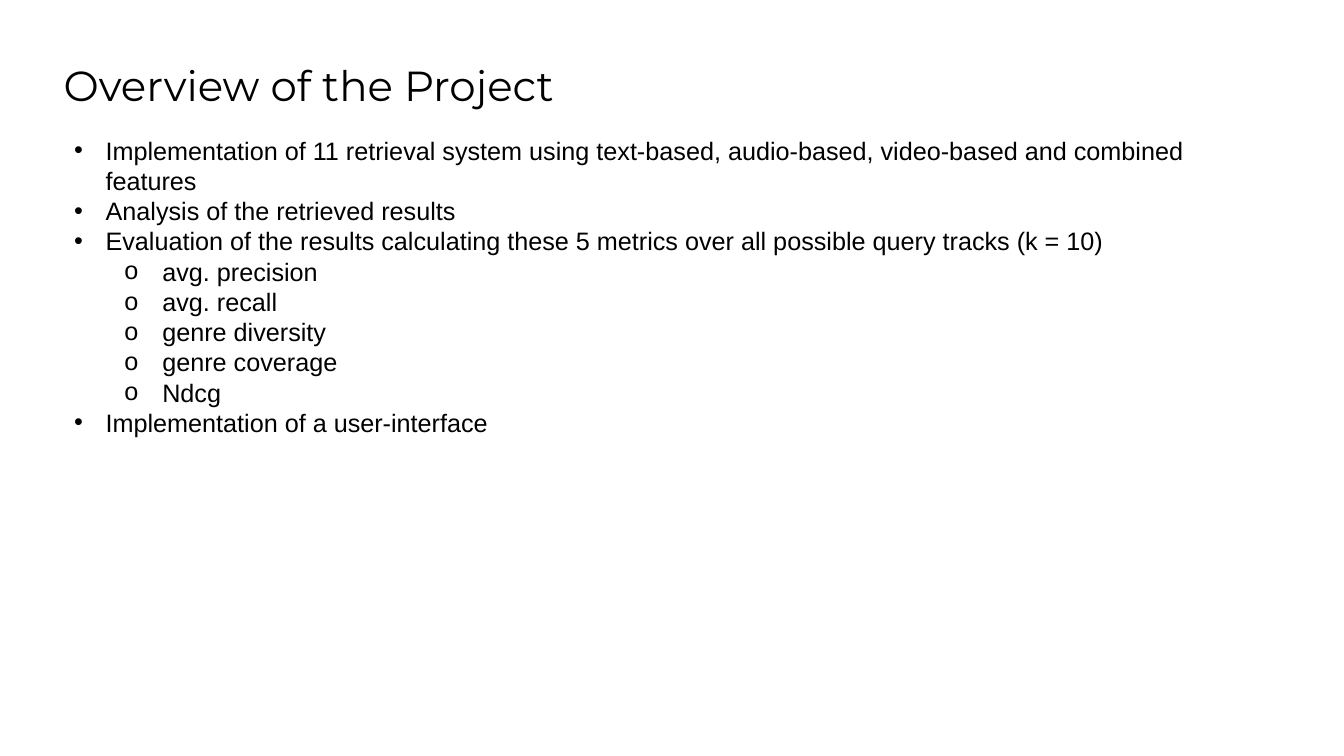
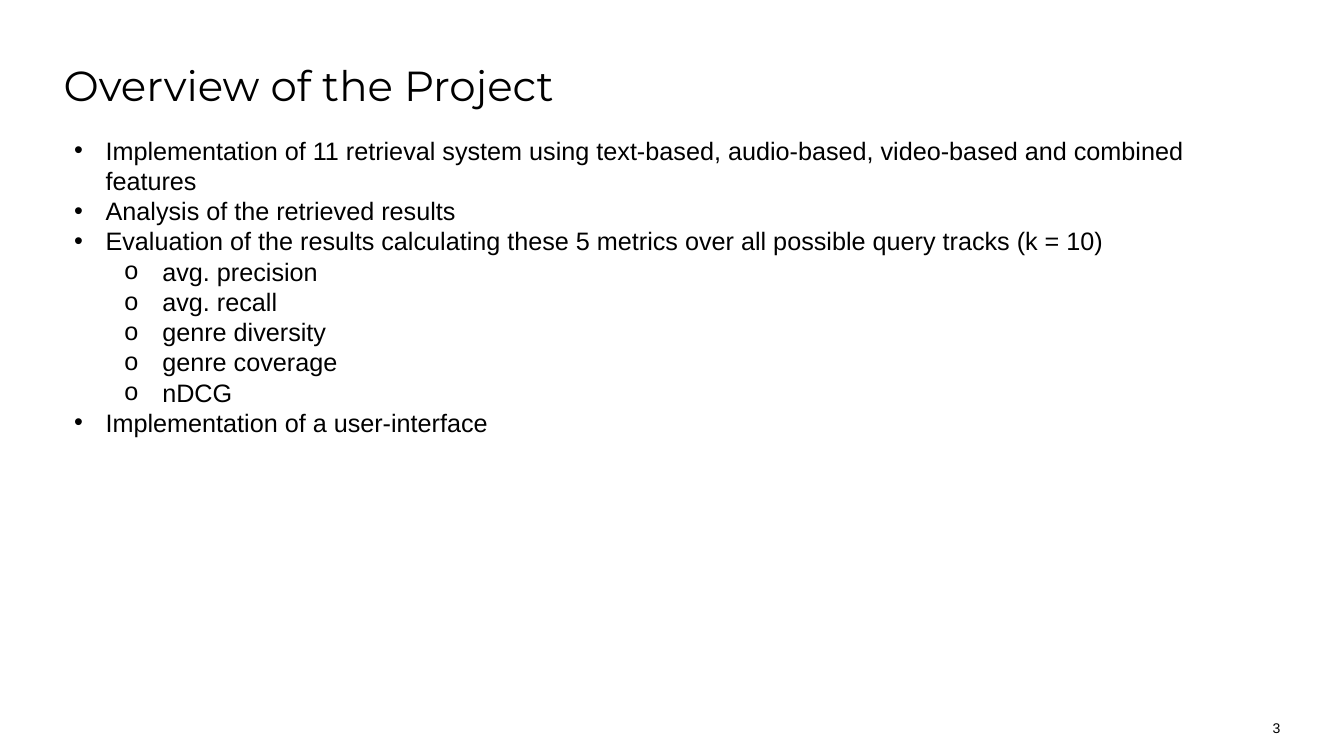
Before and after one commit to SaraCoolman/MMSR, a slide deck: slide 3 of project_3_team_E/Final Presentation.pptx. Drawn at 1344x756 pixels with LibreOffice and Linux fonts; fonts in the diff are those of the drawing; background and template pictures are left out. Boxes give left, top, right and bottom in pixels: in the first picture for what was removed or moved away, otherwise in the second. Text is boxed around its words. In the diff, an @@ line names an element or a change of style, - is before the commit and + after.

```diff
--- a/project_3_team_E/Final Presentation.pptx
+++ b/project_3_team_E/Final Presentation.pptx
@@ text at [162,384,232,403]: text changed @@
-  o Ndcg
+  o nDCG
@@ page number added at [1273,723,1281,733], 10 pt, text #000000 @@
+3
```
Also in this commit, not shown: 16 other slides changed.
